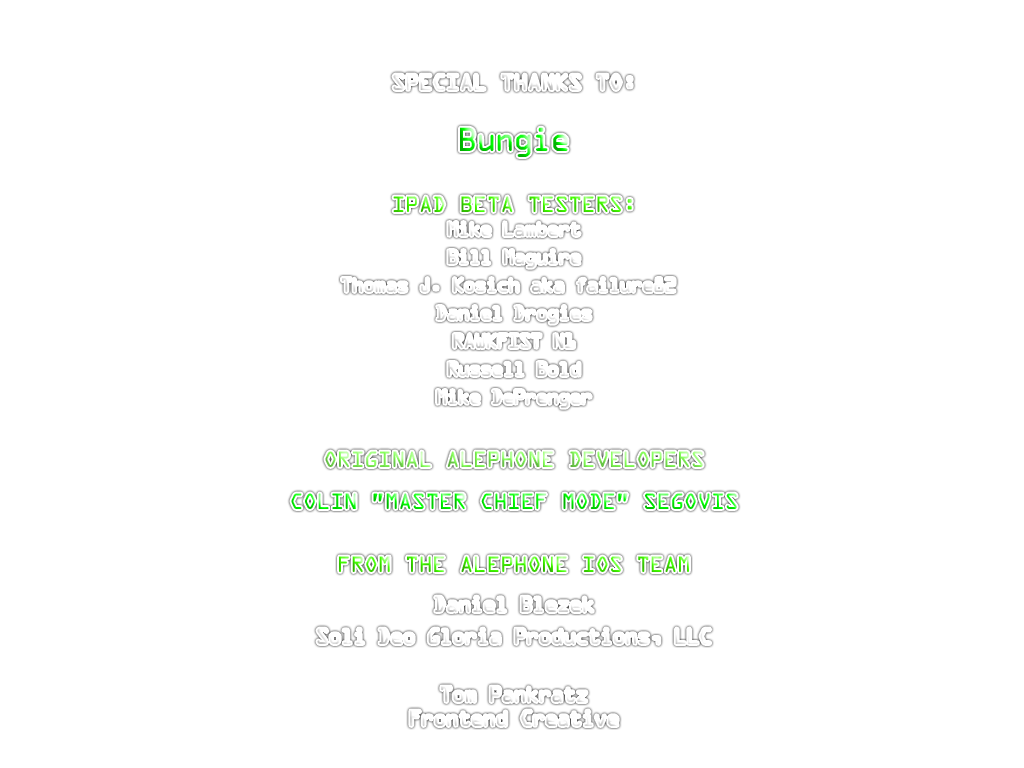
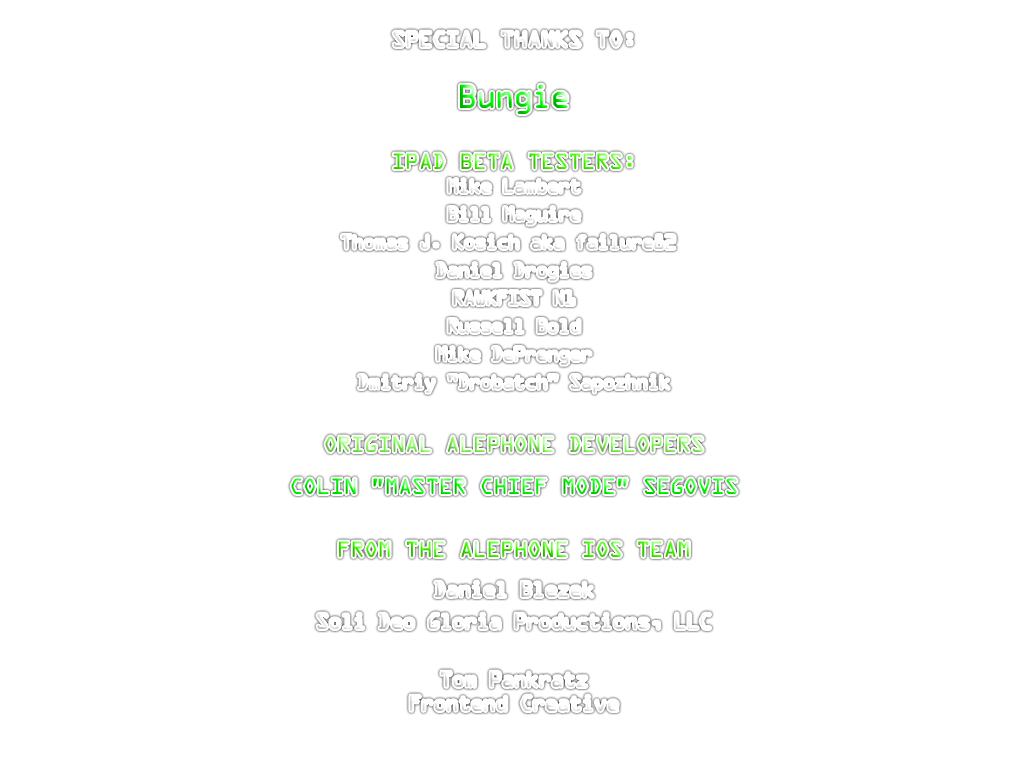
The second 1024x768 image is a revision of the first. Changes to its layers:
painted on "Special Thanks to: Bungie iPad Beta Testers: Mike Lambert Bil" over left=291, top=31, right=737, bottom=726
